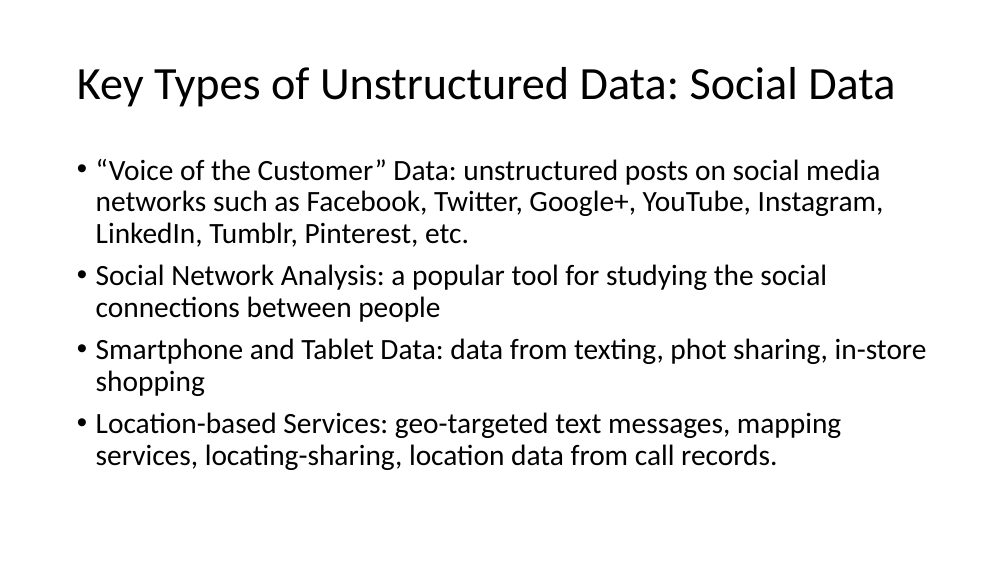
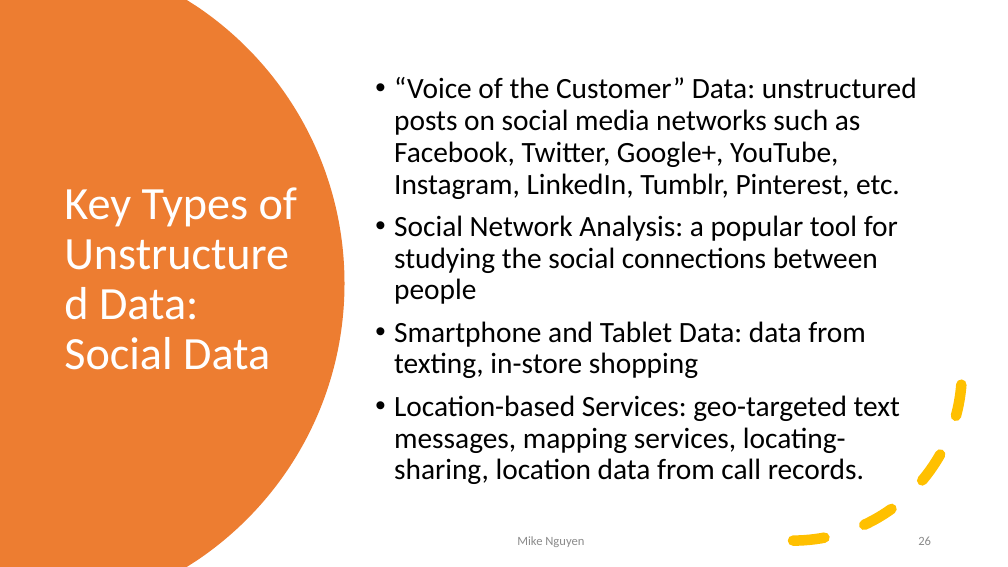
Before and after one commit to mikenguyen13/mar4050, a slide deck: slide 26 of lectures/3/Information Systems, Dashboards & Data Analytics.pptx (slide 19 before the commit). Drawn at 1008x567 pixels with LibreOffice and Linux fonts; fonts in the diff are those of the drawing. Boxes give left, top, right and bottom in pixels: in the first picture for what was removed or moved away, otherwise in the second. Text is boxed around its words. In the diff, an @@ line names an element or a change of style, - is before the commit and + after.

```diff
--- a/lectures/3/Information Systems, Dashboards & Data Analytics.pptx
+++ b/lectures/3/Information Systems, Dashboards & Data Analytics.pptx
@@ freeform shape added at (x1=0, y1=0, x2=345, y2=567), fill #ED7D31 @@
@@ text "“Voice of the Customer” Data: ..." moved from (x1=96, y1=159, x2=927, y2=470) to (x1=394, y1=77, x2=917, y2=484) @@
@@ text "“Voice of the Customer” Data: ..." at (x1=394, y1=77, x2=917, y2=484): vertical alignment top to middle @@
@@ title "Key Types of Unstructured Data: ..." moved from (x1=77, y1=67, x2=895, y2=107) to (x1=64, y1=187, x2=297, y2=370) @@
@@ title "Key Types of Unstructured Data: ..." at (x1=64, y1=187, x2=297, y2=370): text colour #000000 to #FFFFFF @@
@@ arc (boxed as its full ellipse) added at (x1=625, y1=203, x2=963, y2=541), outline #FFC000 10 pt dashed @@
@@ text at (x1=394, y1=321, x2=866, y2=378): text changed @@
-• Smartphone and Tablet Data: data from texting, phot sharing, in-store shopping
+• Smartphone and Tablet Data: data from texting, in-store shopping
@@ text added at (x1=517, y1=536, x2=584, y2=547), 12 pt, text #8C8C8C @@
+Mike Nguyen
@@ page number added at (x1=918, y1=536, x2=931, y2=545), 12 pt, text #8C8C8C @@
+26
```
Also in this commit, not shown: 22 other slides changed, 10 slides added, 2 slides removed, 2 other files.
